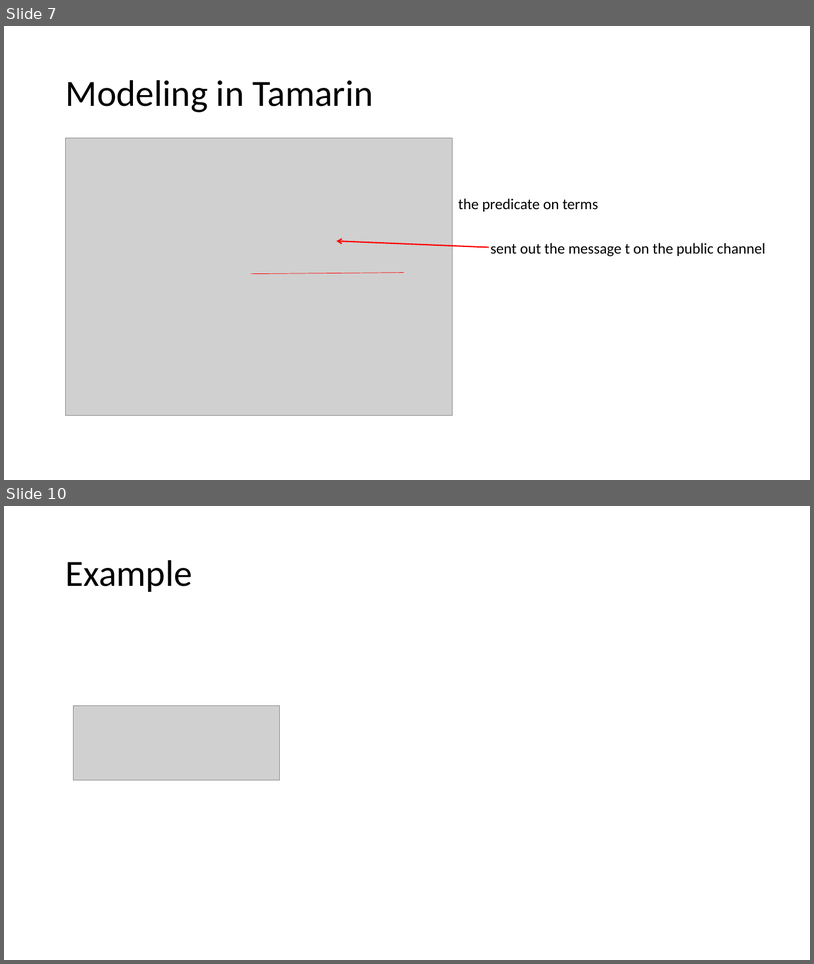
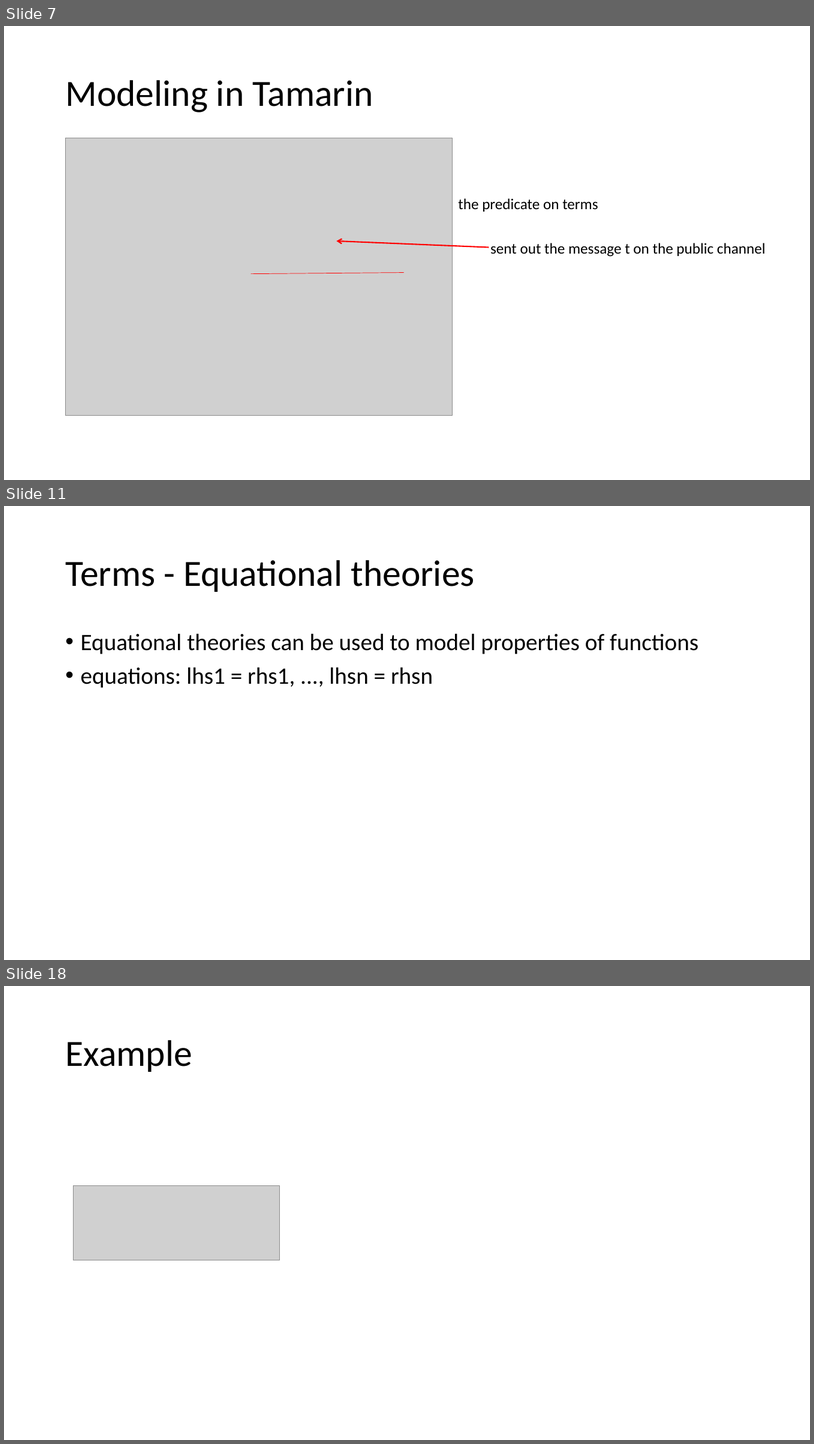
Before and after one commit to bacmive/paper_notes, a slide deck: notes1-verification tools.pptx. Shown one above the other, each under a label of ours: slides 7 and 10 before the commit, slides 7, 11 and 18 after it; the slides between them are not shown. The pictures are 814x964 and 814x1444 pixels, drawn with LibreOffice and Linux fonts; fonts in the diff are those of the drawing; grey boxes stand for pictures. Boxes give left, top, right and bottom in pixels: in the first picture for what was removed or moved away, otherwise in the second. Text is boxed around its words. In the diff, an @@ line names an element or a change of style, - is before the commit and + after.

```diff
--- a/notes1-verification tools.pptx
+++ b/notes1-verification tools.pptx
@@ slide 11 added at (4, 506, 810, 960), background #FFFFFF @@
@@ title added at (65, 560, 474, 592), 44 pt, text #000000 @@
+Terms - Equational theories
@@ text added at (81, 633, 699, 688), 28 pt, text #000000 @@
+• Equational theories can be used to model properties of functions
+• equations: lhs1 = rhs1, ..., lhsn = rhsn
@@ what was slide 10 is now slide 18 @@
```
Also in this commit, not shown: 9 slides changed, 8 other slides added, 1 other file.
